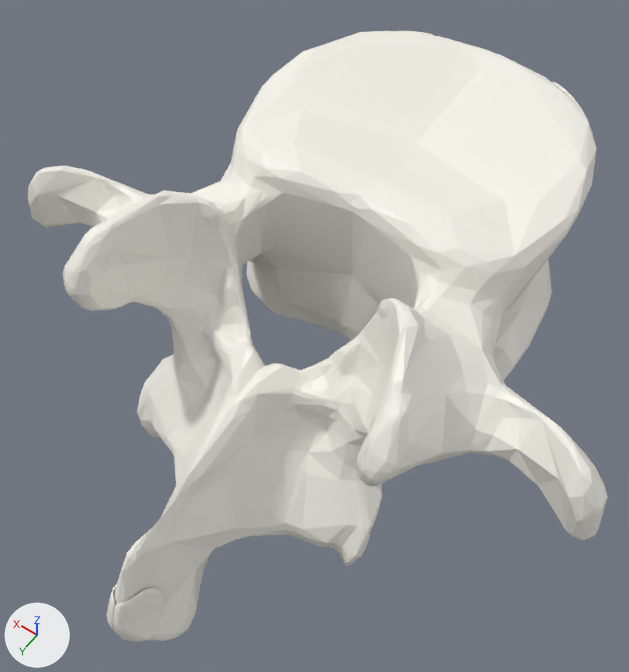
What one commit did to the glTF model models/v3-l3.glb.
The view is the same before and after, from a camera (50 mm lens) standing at (-0.481, 0.687, 1.07) and looking at (0.006, 0.005, -0.001). Lighting does not change. The marker at lower left points along +X, +Y and +Z. The first picture is the older version.

The older version as bpy lines, for what is in view:
```python
me_longissimus_thoracis_muscle_er_4 = bpy.data.meshes.new('Longissimus thoracis muscle.er#4')
me_longissimus_thoracis_muscle_er_4.from_pydata(...)  # 198 vertices, 392 faces; spans x -0.0377..-0.0001, y 0.4251..0.5, z -0.1956..-0.088
me_longissimus_thoracis_muscle_er_4.materials.append(mat_defaultmaterial_004)
me_vertebra_l3_0 = bpy.data.meshes.new('Vertebra L3#0')
me_vertebra_l3_0.from_pydata(...)  # 1478 vertices, 2832 faces; spans x -0.49..0.49, y -0.5..0.497, z -0.262..0.262
me_vertebra_l3_0.materials.append(mat_defaultmaterial)
me_vertebra_l3_1 = bpy.data.meshes.new('Vertebra L3#1')
me_vertebra_l3_1.from_pydata(...)  # 238 vertices, 328 faces; spans x -0.259..0.259, y -0.478..0.233, z -0.237..0.254
me_vertebra_l3_1.materials.append(mat_defaultmaterial_001)
ob_longissimus_thoracis_muscle_er_4 = bpy.data.objects.new('Longissimus thoracis muscle.er#4', me_longissimus_thoracis_muscle_er_4)
ob_longissimus_thoracis_muscle_er_4.location = (0.0, 0.0, 0.0)
ob_vertebra_l3_0 = bpy.data.objects.new('Vertebra L3#0', me_vertebra_l3_0)
ob_vertebra_l3_0.location = (0.0, 0.0, 0.0)
ob_vertebra_l3_1 = bpy.data.objects.new('Vertebra L3#1', me_vertebra_l3_1)
ob_vertebra_l3_1.location = (0.0, 0.0, 0.0)
```
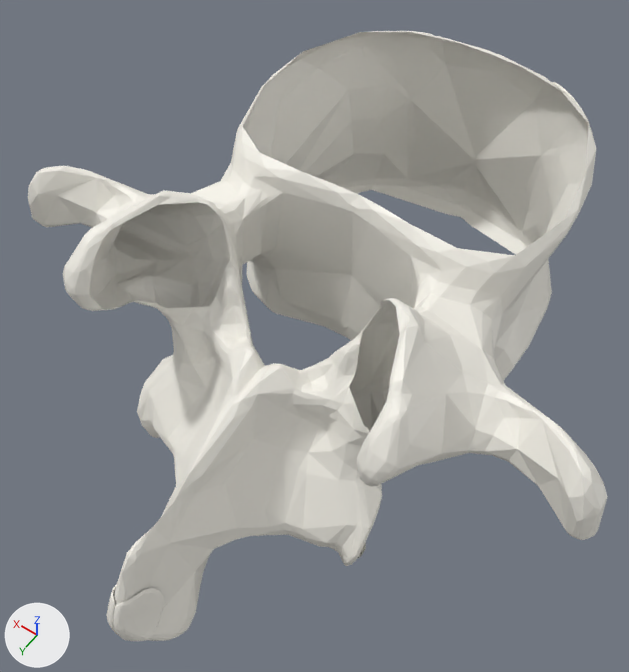
Edits to the bpy script that builds the scene:
```text
Remove ob_vertebra_l3_1:
    ob_vertebra_l3_1 = bpy.data.objects.new('Vertebra L3#1', me_vertebra_l3_1)
    ob_vertebra_l3_1.location = (0.0, 0.0, 0.0)
```

Pixel boxes (x1, y1, x2, y2) of what changed, in the pictures (629 x 672 px):
'Vertebra L3#1', deleted: before (90, 32, 588, 558)
'Diaphragm.o3l#3', unchanged, uncovered by the edit: before (400, 31, 432, 35); after (362, 31, 433, 161)
'Diaphragm.o3r#5', unchanged, uncovered by the edit: before (552, 82, 591, 128); after (526, 82, 591, 233)
